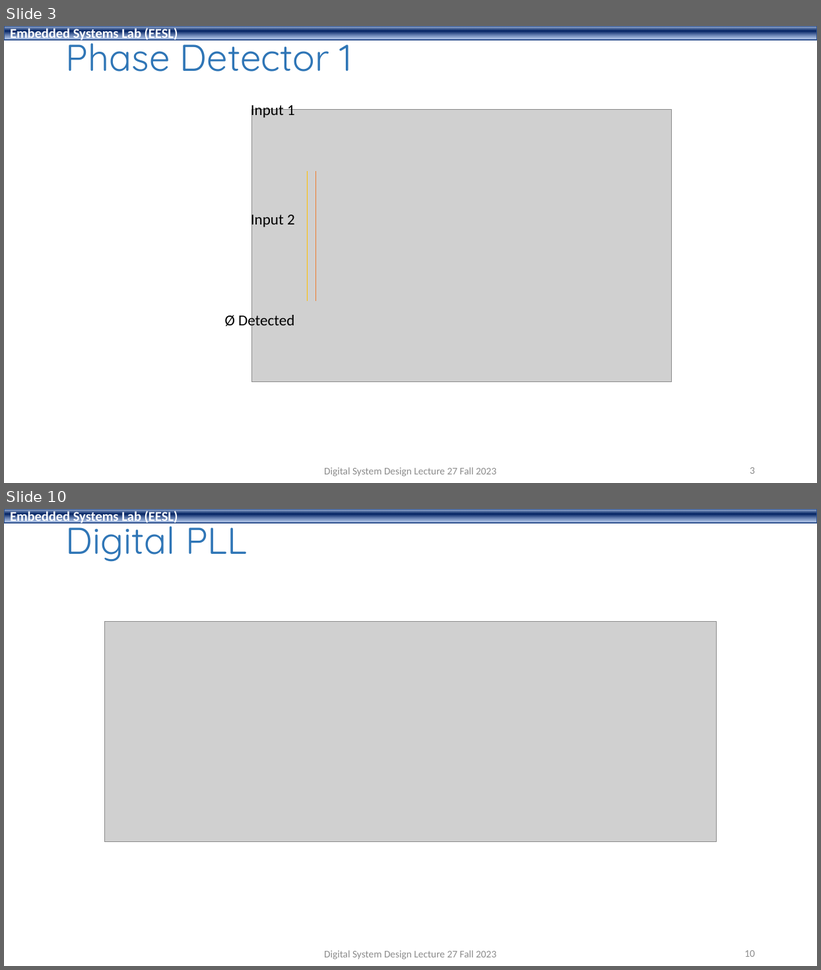
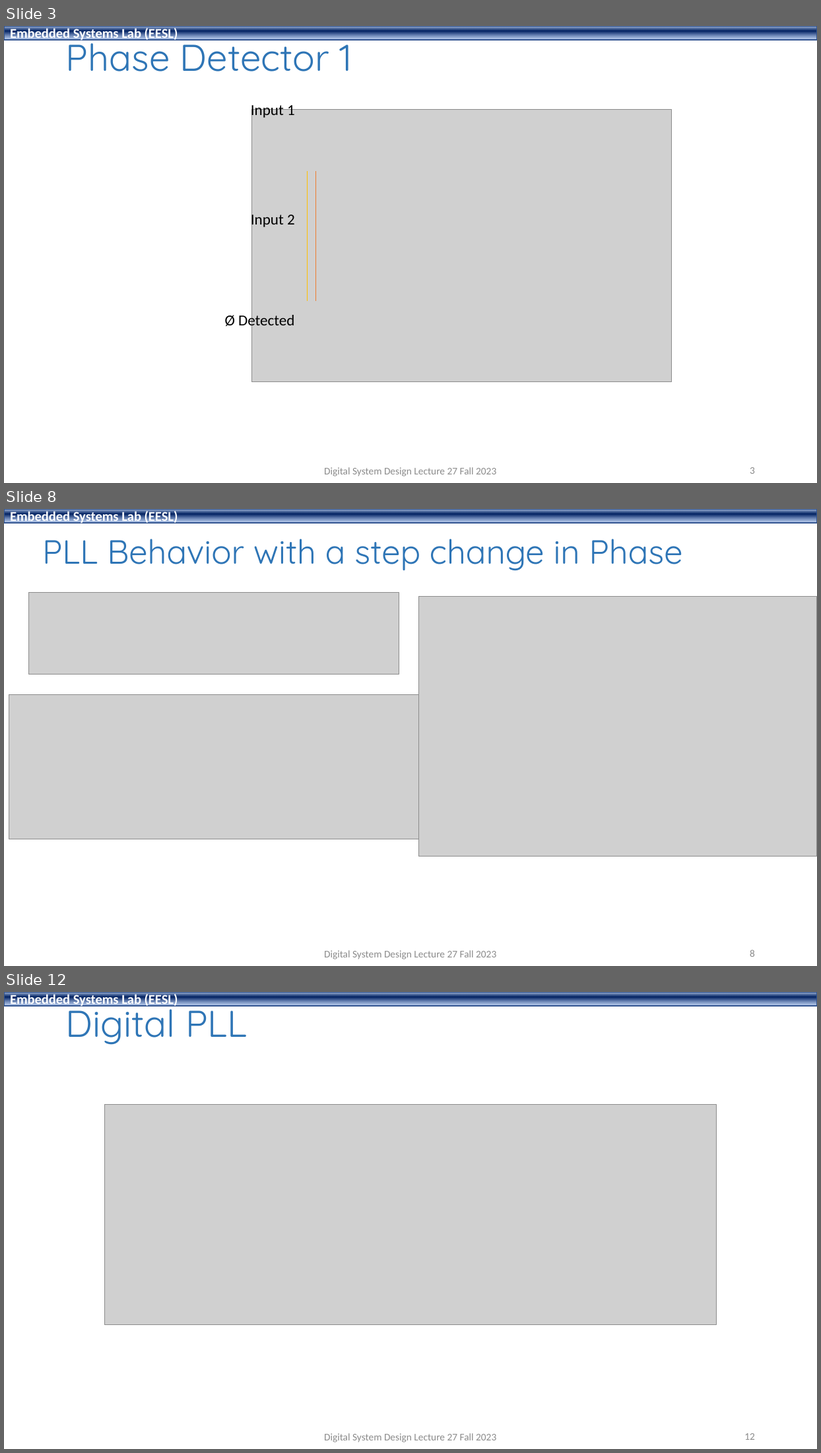
Before and after one commit to shahidmasud/shahidmasud.github.io, a slide deck: DSD_Lec27_Fall2023.ppsx. Shown one above the other, each under a label of ours: slides 3 and 10 before the commit, slides 3, 8 and 12 after it; the slides between them are not shown. The pictures are 821x970 and 821x1453 pixels, drawn with LibreOffice and Linux fonts; fonts in the diff are those of the drawing; grey boxes stand for pictures; background and template pictures are left out. Boxes give left, top, right and bottom in pixels: in the first picture for what was removed or moved away, otherwise in the second. Text is boxed around its words. In the diff, an @@ line names an element or a change of style, - is before the commit and + after.

```diff
--- a/DSD_Lec27_Fall2023.ppsx
+++ b/DSD_Lec27_Fall2023.ppsx
@@ slide 8 added at box(4, 509, 817, 966), background #FFFFFF; not listed: 1 template element that a slide beside it also shows @@
@@ title added at box(42, 539, 683, 570), 39.6 pt, text #2E75B6 @@
+PLL Behavior with a step change in Phase
@@ picture added at box(28, 593, 399, 674) @@
@@ picture added at box(418, 596, 817, 857) @@
@@ picture added at box(9, 694, 418, 839) @@
@@ text added at box(324, 951, 496, 960), 12 pt, text #8C8C8C @@
+Digital System Design Lecture 27 Fall 2023
@@ page number added at box(750, 950, 755, 957), 12 pt, text #8C8C8C @@
+8
@@ what was slide 10 is now slide 12 @@
@@ page number at box(745, 1434, 755, 1440): text changed @@
-10
+12
```
Also in this commit, not shown: 15 slides changed, 1 other slide added, 1 other file.
